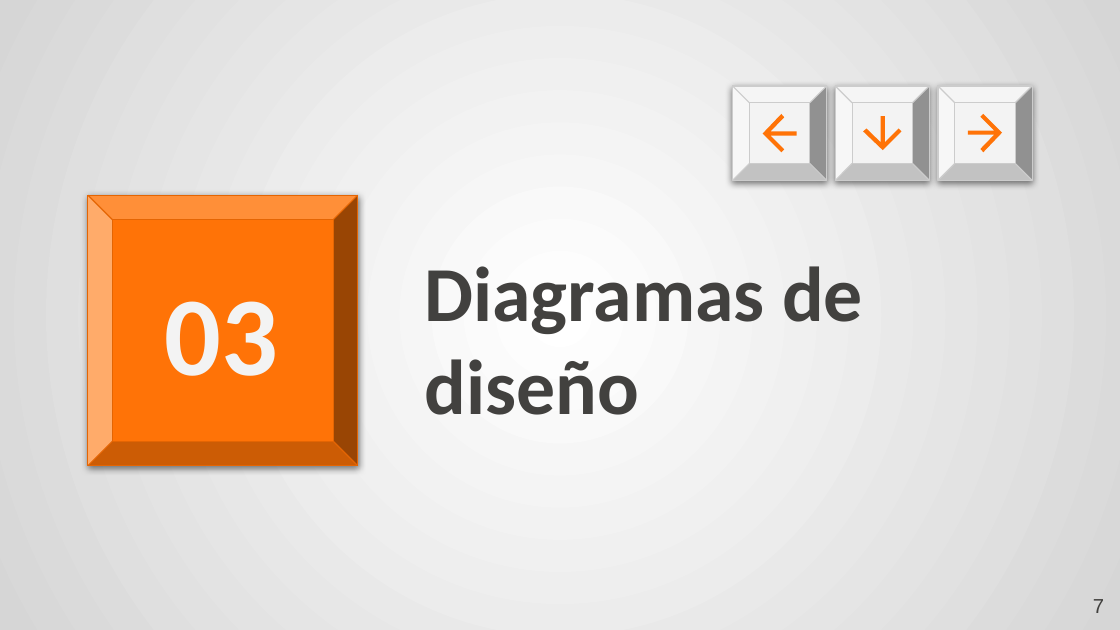
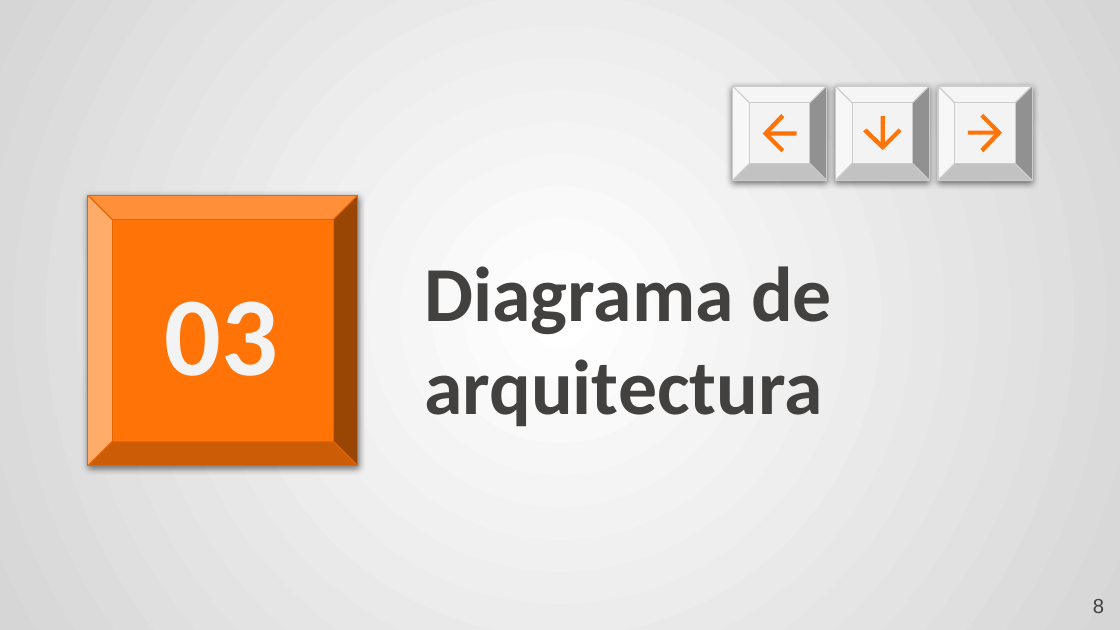
Before and after one commit to clementeaguilar-usach/Sistema_Voluntariado_noSQL, a slide deck: slide 8 of Lab 3 TBD.pptx (slide 7 before the commit). Drawn at 1120x630 pixels with LibreOffice and Linux fonts; fonts in the diff are those of the drawing. Boxes give left, top, right and bottom in pixels: in the first picture for what was removed or moved away, otherwise in the second. Text is boxed around its words. In the diff, an @@ line names an element or a change of style, - is before the commit and + after.

```diff
--- a/Lab 3 TBD.pptx
+++ b/Lab 3 TBD.pptx
@@ title at (x1=424, y1=266, x2=832, y2=426): text changed @@
-Diagramas de diseño
+Diagrama de arquitectura
@@ page number at (x1=1093, y1=599, x2=1104, y2=613): text changed @@
-7
+8
```
Also in this commit, not shown: 10 other slides changed, 14 slides added, 8 slides removed, 1 other file.
